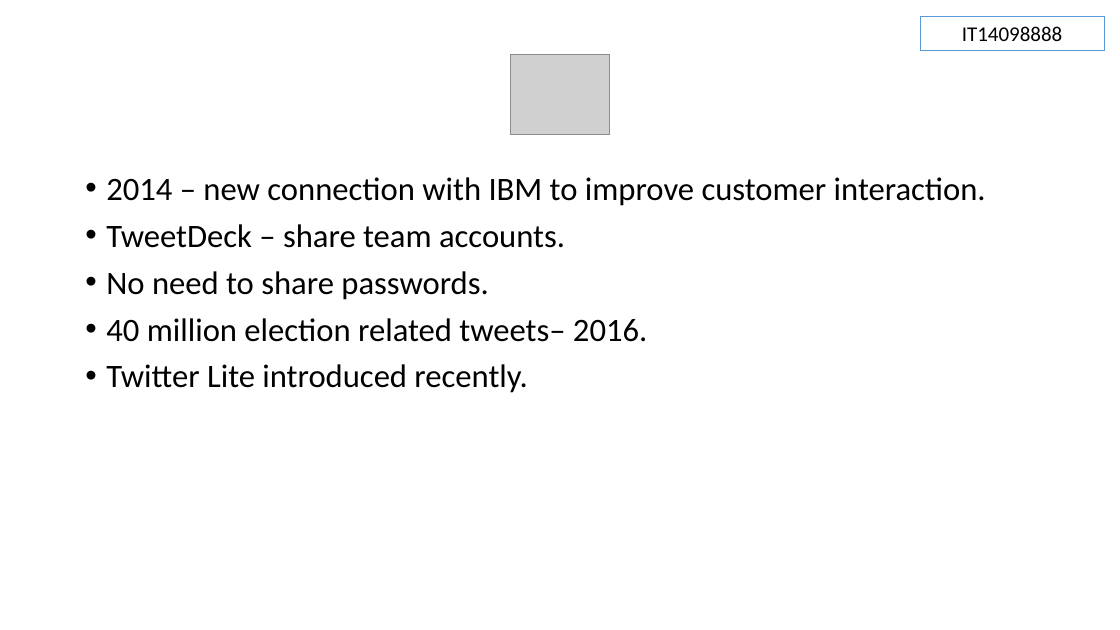
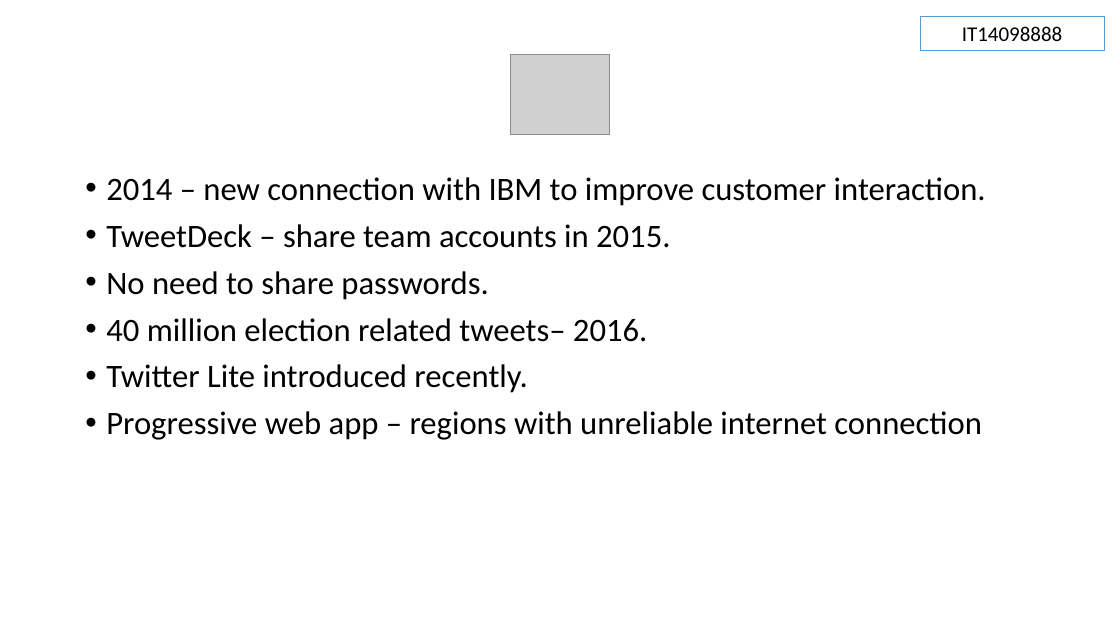
Before and after one commit to Sajith16/SACaseStudy, a slide deck: slide 7 of DSN-QRL-GR2.pptx. Drawn at 1120x630 pixels with LibreOffice and Linux fonts; fonts in the diff are those of the drawing; grey boxes stand for pictures. Boxes give left, top, right and bottom in pixels: in the first picture for what was removed or moved away, otherwise in the second. Text is boxed around its words. In the diff, an @@ line names an element or a change of style, - is before the commit and + after.

Commit message:
updated

```diff
--- a/DSN-QRL-GR2.pptx
+++ b/DSN-QRL-GR2.pptx
@@ text at bbox=[106, 224, 670, 248]: text changed @@
-• TweetDeck – share team accounts.
+• TweetDeck – share team accounts in 2015.
@@ text at bbox=[106, 411, 982, 440]: paragraph added @@
+• Progressive web app – regions with unreliable internet connection
```
Also in this commit, not shown: 1 other slide changed.
